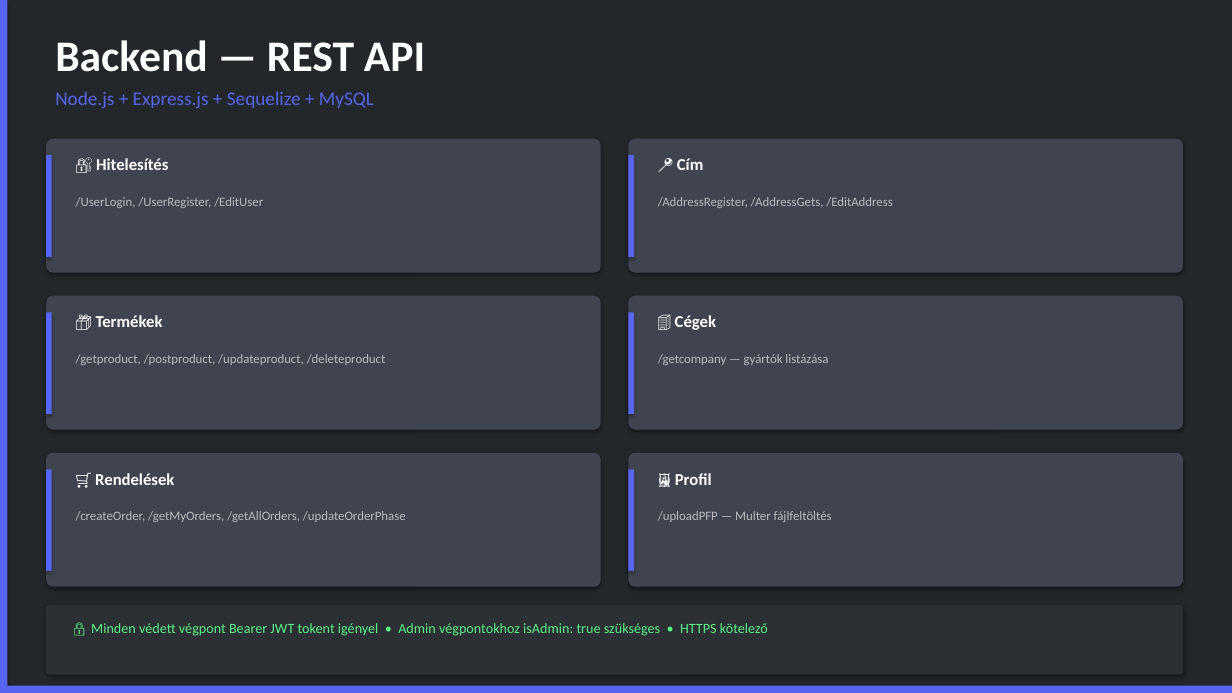
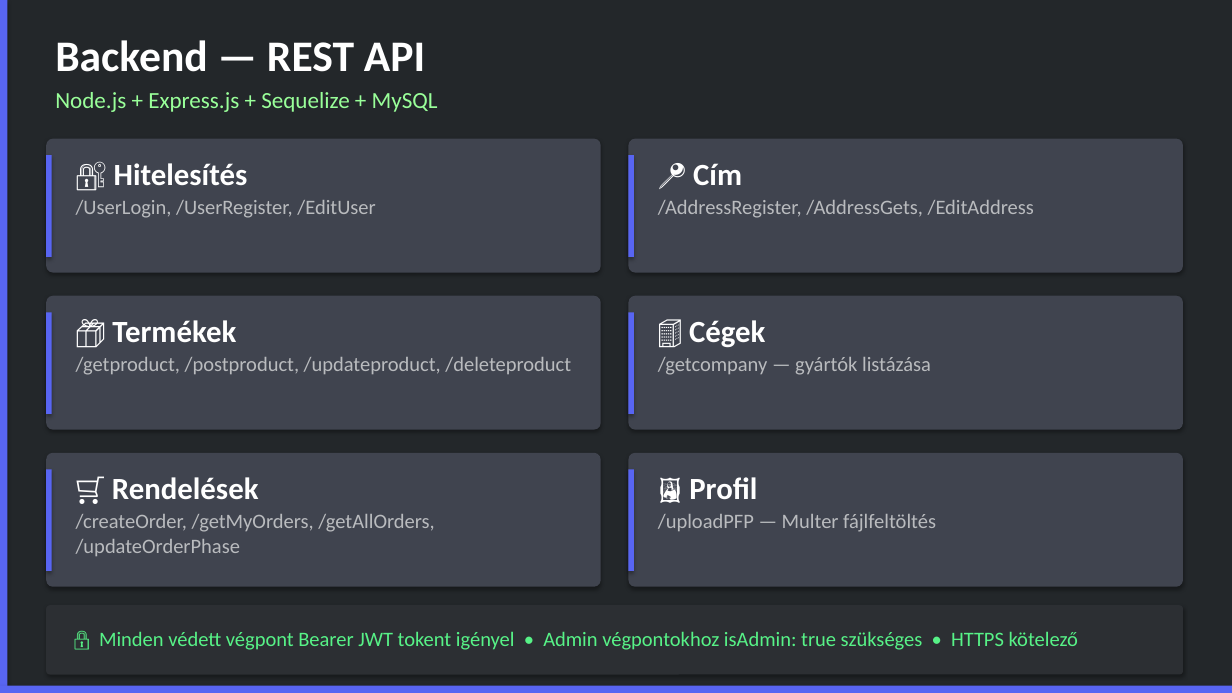
Before and after one commit to Grofrichard02/Notrox_WEB, a slide deck: slide 4 of NOTROX_Prezentacio_Final.pptx. Drawn at 1232x693 pixels with LibreOffice and Linux fonts; fonts in the diff are those of the drawing. Boxes give left, top, right and bottom in pixels: in the first picture for what was removed or moved away, otherwise in the second. Text is boxed around its words. In the diff, an @@ line names an element or a change of style, - is before the commit and + after.

```diff
--- a/NOTROX_Prezentacio_Final.pptx
+++ b/NOTROX_Prezentacio_Final.pptx
@@ text "Node.js + Express.js + Sequelize ..." at bbox=[55, 92, 438, 112]: size 15 to 18 pt, text colour #5865F2 to #99FF99 @@
@@ size 13 to 24 pt in 6 elements at bbox=[114, 163, 248, 185], bbox=[112, 320, 236, 342], bbox=[112, 477, 259, 499], bbox=[693, 163, 742, 185], bbox=[689, 320, 765, 347], bbox=[689, 477, 757, 499] @@
@@ size 10 to 16 pt in 6 elements at bbox=[76, 357, 571, 375], bbox=[76, 514, 434, 556], bbox=[76, 200, 375, 218], bbox=[658, 200, 1034, 218], bbox=[658, 357, 931, 375], bbox=[658, 514, 936, 532] @@
@@ text "🔒 Minden védett végpont Bearer ...": place and size @@
-text "🔒 Minden védett végpont Bearer ..." at bbox=[91, 623, 768, 636]
+text "🔒 Minden védett végpont Bearer ..." at bbox=[99, 631, 1078, 650]
@@ text "🔒 Minden védett végpont Bearer ..." at bbox=[99, 631, 1078, 650]: size 11 to 16 pt @@
```
Also in this commit, not shown: 18 other slides changed, 6 slides added, 1 slide removed.
